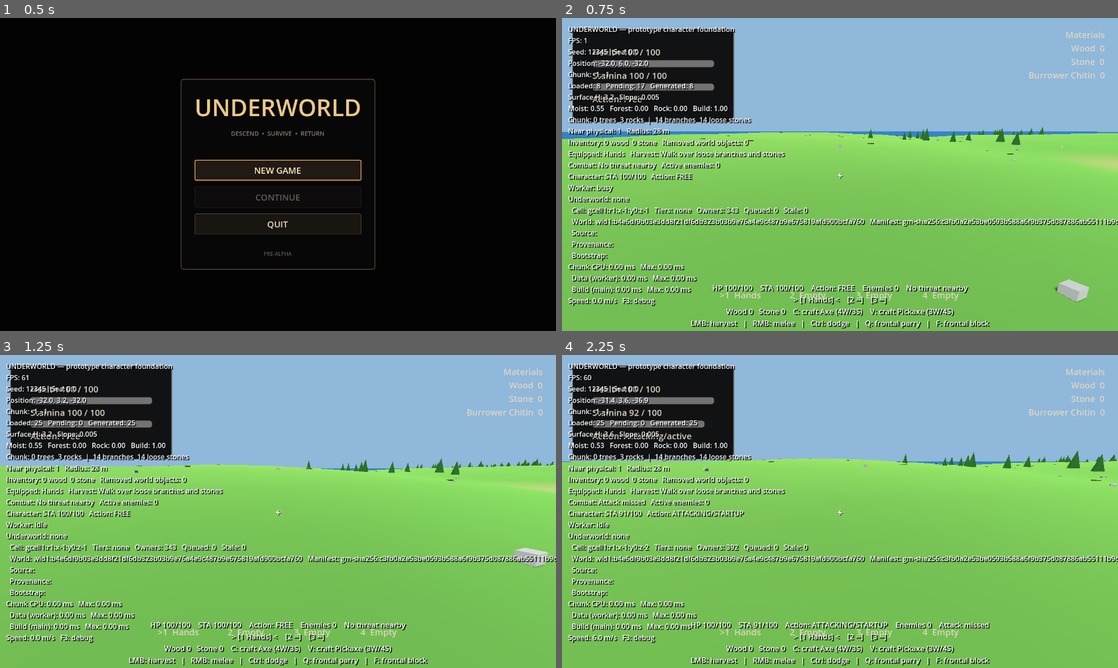
Above: before the commit, frames 1-4 (two rows, left to right).
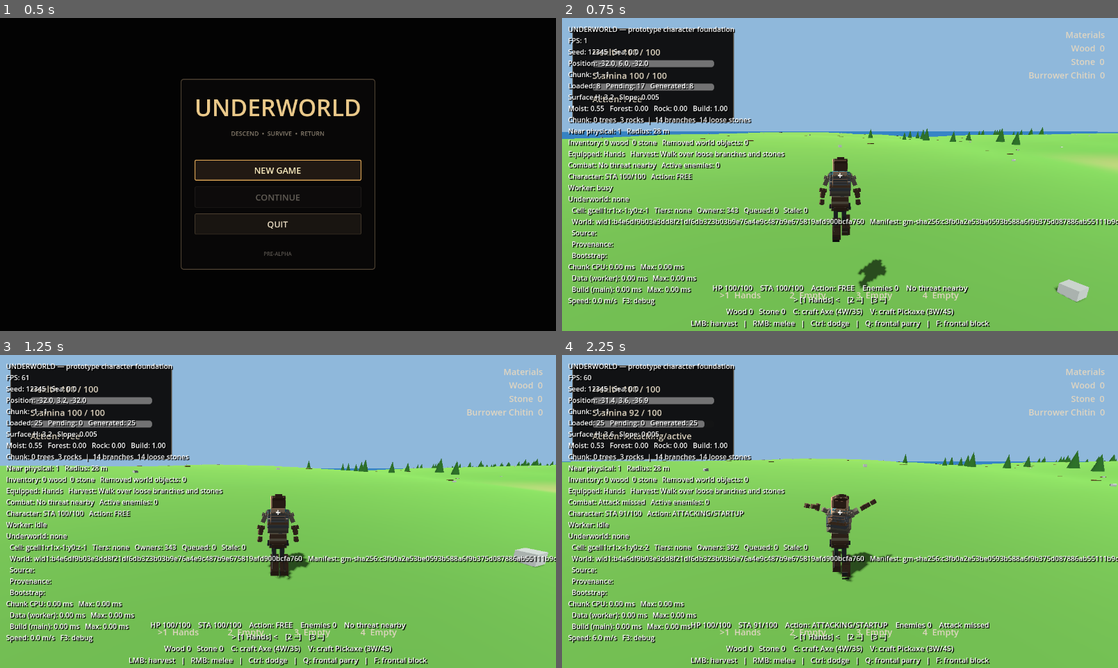
Above: after the commit, the same moments.

Repository: KevinRabbe/underworld
Game: Godot game, scene res://app/app_root.tscn
Two runs of this game, one before a commit and one after it. Both use one fixed random seed, a clock stepped at 60 frames per second and the inputs below.
Inputs (mouse positions are in pixels of both pictures, inside the frame that each line leads up to):
- Up to frame 1 (0.5 s): no input
- Up to frame 2 (0.75 s): click "NEW GAME" at 0.5 s
- Up to frame 3 (1.25 s): no input
- Up to frame 4 (2.25 s): tap Enter at 1.25 s; move the mouse to (867, 511) at 1.27 s; hold E (attack_heavy) 1.28-2.03 s; hold W (move_forward) from 1.28 s (still down); click (867, 511) at 1.42 s; tap Space (jump) at 1.52 s; move the mouse to (812, 511) at 2.02 s; right-click (812, 511) at 2.1 s

Frame 1 is identical in both runs. In frame 2, 1.3% of the frame differs, in the area x 46-59%, y 44-87%; in frame 3, 1.2%; in frame 4, 1.3%, in the area x 43-60%, y 44-73%.
Error before the commit: Parse Error: Too many arguments for "add_blend_point()" call. Expected at most 3 but received 4. (res://presentation/characters/voxel/voxel_character_presentat…
Error after the commit: Invalid call. Nonexistent function 'set_blend_point_name' in base 'AnimationNodeBlendSpace2D'. (res://presentation/characters/voxel/voxel_character_presentatio…

Commit message:
Fix Godot-compatible locomotion blend point naming

Diff:
--- a/presentation/characters/voxel/voxel_character_presentation.gd
+++ b/presentation/characters/voxel/voxel_character_presentation.gd
@@ -196,7 +196,10 @@
 		var locomotion_node := AnimationNodeAnimation.new()
 		locomotion_node.resource_name = point_data[0]
 		locomotion_node.animation = point_data[0]
-		locomotion.add_blend_point(locomotion_node, point_data[1], -1, StringName(point_data[0]))
+		# Use the three-argument form for compatibility with the editor parser;
+		# assign the stable point name through the dedicated API immediately after.
+		locomotion.add_blend_point(locomotion_node, point_data[1], -1)
+		locomotion.set_blend_point_name(locomotion.get_blend_point_count() - 1, StringName(point_data[0]))
 	state_machine.add_node("locomotion", locomotion)
 	for clip_name in ["sprint", "jump", "fall", "dodge_forward", "dodge_backward", "dodge_left", "dodge_right", "attack_light", "attack_heavy", "block", "parry", "hit", "death", "tool_use"]:
 		var node := AnimationNodeAnimation.new()
